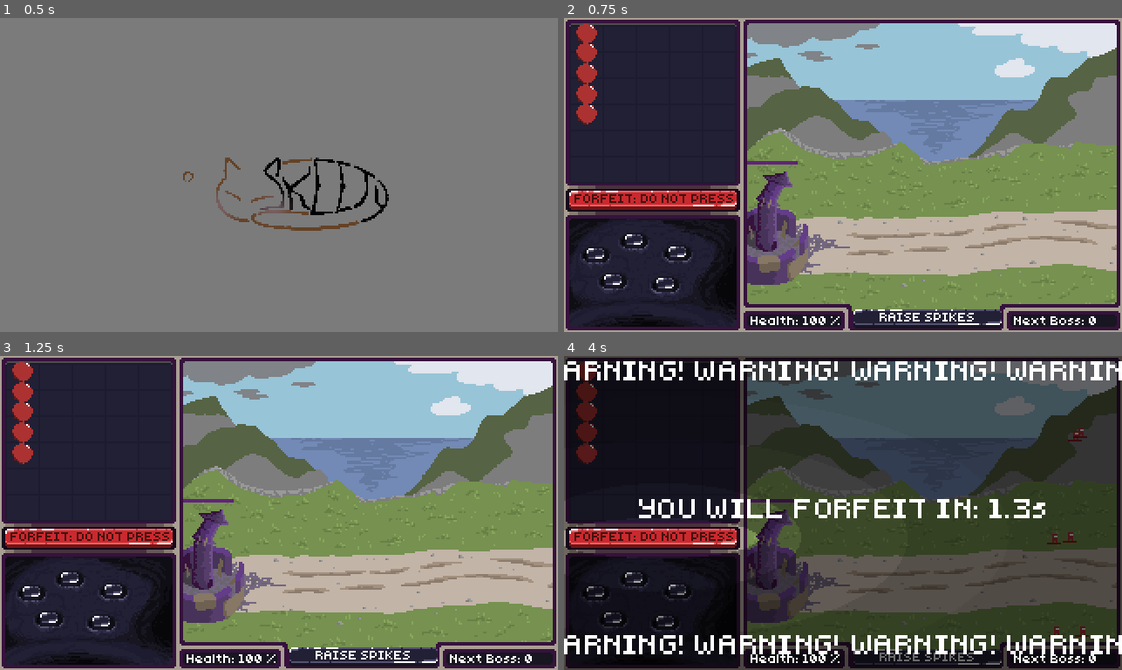
Above: before the commit, frames 1-4 (two rows, left to right).
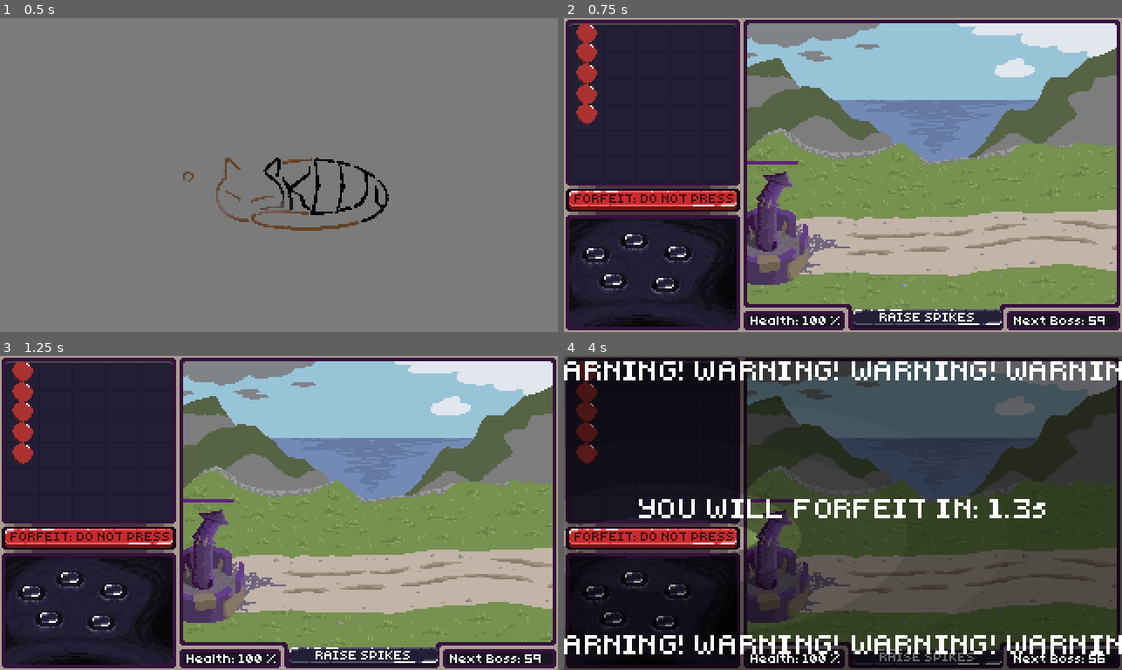
Above: after the commit, the same moments.

Repository: Team-Skeejy/ld55_summoning
Game: Godot game, scene res://scenes/roots/splash/splash_screen.tscn
The game is run twice, just before and just after one commit, with the same random seed, the same clock (stepped at 60 frames per second) and the same inputs.
Inputs (mouse positions are in pixels of both pictures, inside the frame that each line leads up to):
- Up to frame 1 (0.5 s): no input
- Up to frame 2 (0.75 s): tap Enter at 0.5 s; move the mouse to (965, 159) at 0.52 s; tap Tab (Tab) at 0.6 s; click (965, 159) at 0.67 s
- Up to frame 3 (1.25 s): no input
- Up to frame 4 (4 s): tap Space at 1.25 s; drag from (653, 534) to (926, 654) at 1.27 s; tap Tab (Tab) at 2.1 s; click (926, 654) at 2.17 s; drag from (586, 371) to (926, 654) at 2.77 s; drag from (586, 390) to (653, 440) at 3.52 s

Frame 1 is identical in both runs. In frame 2, less than 0.1% of the frame differs, in the area x 94-97%, y 95-98%; in frame 3, less than 0.1%; in frame 4, 0.2%, in the area x 86-97%, y 22-98%.

Commit message:
added loot table

Diff:
--- a/scenes/roots/game/game.gd
+++ b/scenes/roots/game/game.gd
@@ -17,8 +17,7 @@
 	ui.set_health_as_percentage(dude_container.good_home.health / dude_container.good_home.max_health)
 
 func spawn_entity() -> void:
-	#fetch from a drop table
-	var property: Property = PropertyFactory.entity_by_name("bow")
+	var property: Property = PropertyFactory.get_dropped_property()
 	var entity: Entity = test_entity.instantiate()
 	add_child(entity)
 	entity.add_child(property)
--- a/scenes/roots/game/game.tscn
+++ b/scenes/roots/game/game.tscn
@@ -38,8 +38,7 @@
 
 [node name="WaveController" parent="." node_paths=PackedStringArray("dude_container") instance=ExtResource("6_j4isa")]
 dude_container = NodePath("../DudeContainer")
-mook_interval = 1.0
-boss_interval = 1.0
+mook_interval = 10.0
 
 [connection signal="dude_killed" from="DudeContainer" to="." method="_on_dude_container_dude_killed"]
 [connection signal="house_killed" from="DudeContainer" to="." method="_on_house_killed"]
--- a/scenes/ui_entities/behaviours/properties/PropertyFactory.gd
+++ b/scenes/ui_entities/behaviours/properties/PropertyFactory.gd
@@ -11,3 +11,16 @@
 		return
 	scenes[property_name.to_lower()] = prop
 	return prop.instantiate()
+
+
+static func get_dropped_property() -> Property:
+	var obj: Array[String] = [
+		"bow",
+		"knife",
+		"spear",
+		"sword",
+	]
+
+	var item: String = obj[randi_range(0, obj.size() - 1)]
+
+	return entity_by_name(item)
--- a/scenes/ui_entities/ui/ui.gd
+++ b/scenes/ui_entities/ui/ui.gd
@@ -50,8 +50,8 @@
 	retry.emit()
 
 
-func set_health_as_percentage(value: int) -> void:
-	health_label.text = "Health: %s %%" % (value * 100)
+func set_health_as_percentage(value: float) -> void:
+	health_label.text = "Health: %s %%" % int(value * 100)
 
 func set_seconds_til_next_wave(value: int) -> void:
 	wave_label.text = "Next Boss: %s" % value
